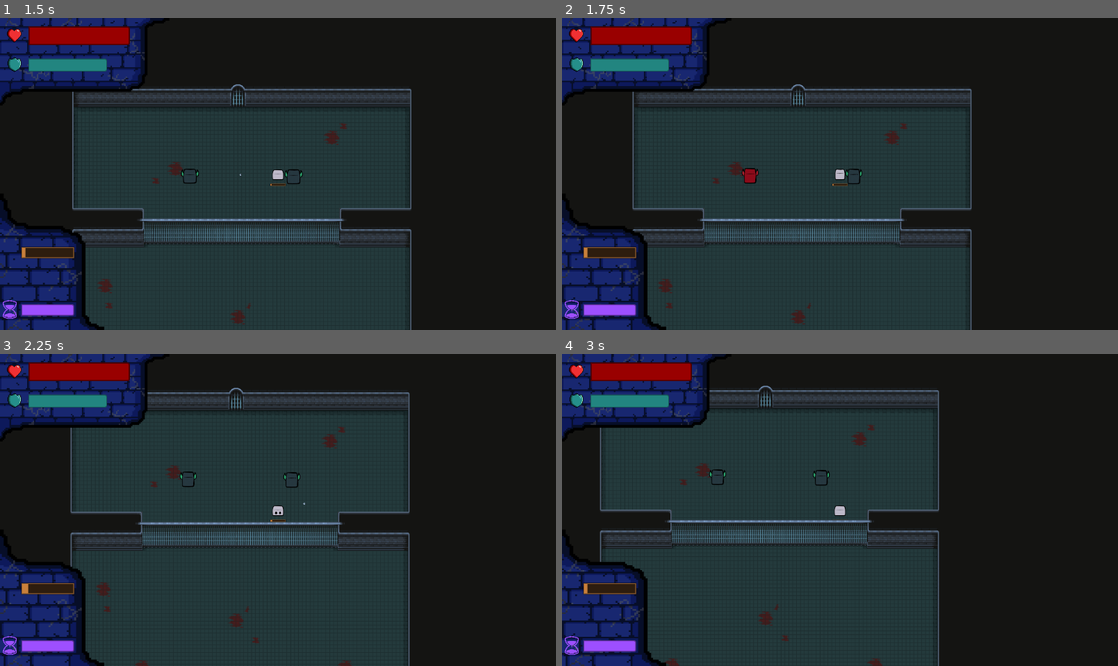
Above: before the commit, frames 1-4 (two rows, left to right).
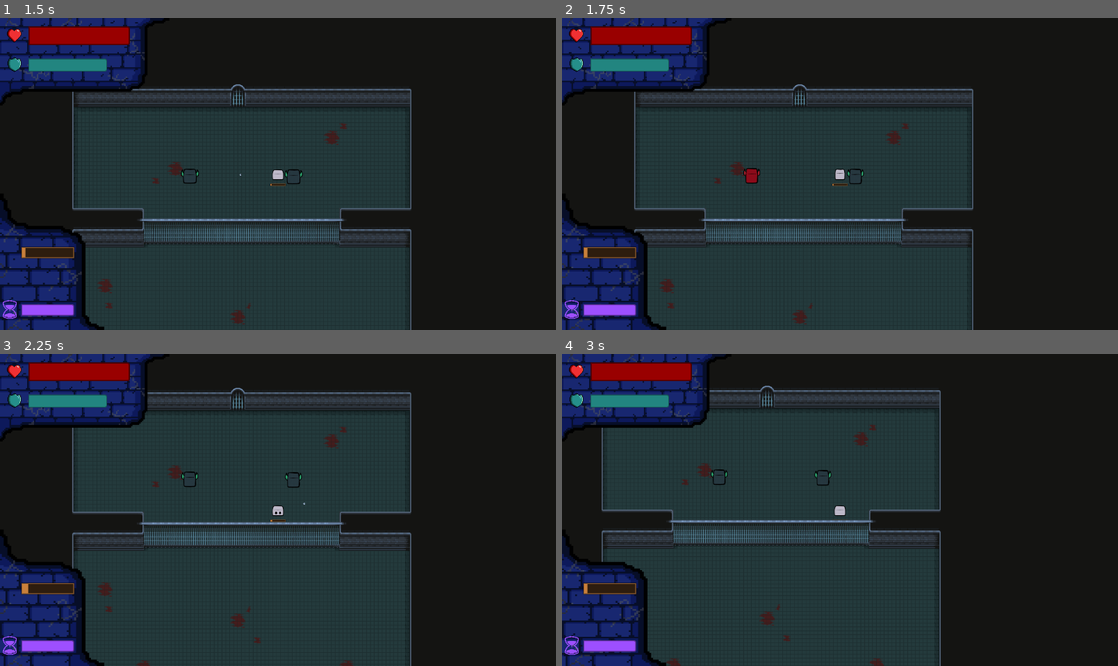
Above: after the commit, the same moments.

Repository: TheMilanMiracle/pyramid-scam-games-game
Game: Godot game, scene res://scenes/UI/main_menu.tscn
Same seed, same stepped clock (60 frames per second), same inputs: the game is played once before the commit and once after it.
Inputs (mouse positions are in pixels of both pictures, inside the frame that each line leads up to):
- Up to frame 1 (1.5 s): click "Start" at 0.5 s; tap Enter at 1.25 s; move the mouse to (222, 177) at 1.27 s; hold D (right) from 1.28 s (still down); hold F (force) from 1.28 s (still down); click (222, 177) at 1.42 s
- Up to frame 2 (1.75 s): keep holding D (right); keep holding F (force)
- Up to frame 3 (2.25 s): move the mouse to (289, 513) at 2.02 s; release D (right) at 2.03 s; release F (force) at 2.03 s; hold S (down) from 2.03 s (still down); tap Q (select) at 2.1 s; click (289, 513) at 2.17 s
- Up to frame 4 (3 s): tap Space (space) at 2.75, 2.85 s; move the mouse to (895, 441) at 2.77 s; release S (down) at 2.78 s; hold D (right) from 2.78 s (still down)

Frame 1 is identical in both runs. In frame 2, 1.7% of the frame differs, in the area x 12-74%, y 21-100%; in frame 3, 1.7%; in frame 4, 1.8%, in the area x 6-69%, y 10-100%.
Error in both runs: Invalid access to property or key 'global_position' on a base object of type 'Nil'. (res://scripts/entities/enemies/state_machine/enemy_idle_state.gd:18)

Commit message:
FEAT: bullet collision animation

Diff:
--- a/juego-single/scenes/entities/bullet.tscn
+++ b/juego-single/scenes/entities/bullet.tscn
@@ -1,10 +1,49 @@
-[gd_scene load_steps=4 format=3 uid="uid://clb2wghr4h2ye"]
+[gd_scene load_steps=8 format=3 uid="uid://clb2wghr4h2ye"]
 
 [ext_resource type="Script" path="res://scripts/entities/bullet.gd" id="1_063qn"]
 [ext_resource type="Texture2D" uid="uid://bqqnlamsq74sk" path="res://assets/tmm/orb-32x32.png" id="2_dcpt2"]
+[ext_resource type="Texture2D" uid="uid://bba0nudf4vdqs" path="res://assets/skins/deathFX.png" id="3_t7rka"]
 
 [sub_resource type="CircleShape2D" id="CircleShape2D_03ydt"]
 radius = 7.0
+
+[sub_resource type="Animation" id="Animation_pwdpm"]
+resource_name = "death"
+length = 0.25
+step = 0.05
+tracks/0/type = "value"
+tracks/0/imported = false
+tracks/0/enabled = true
+tracks/0/path = NodePath("DeathSprite:frame")
+tracks/0/interp = 1
+tracks/0/loop_wrap = true
+tracks/0/keys = {
+"times": PackedFloat32Array(0, 0.05, 0.1, 0.15, 0.2, 0.25),
+"transitions": PackedFloat32Array(1, 1, 1, 1, 1, 1),
+"update": 1,
+"values": [0, 1, 2, 3, 4, 5]
+}
+
+[sub_resource type="Animation" id="Animation_c6hlg"]
+length = 0.001
+tracks/0/type = "value"
+tracks/0/imported = false
+tracks/0/enabled = true
+tracks/0/path = NodePath("DeathSprite:frame")
+tracks/0/interp = 1
+tracks/0/loop_wrap = true
+tracks/0/keys = {
+"times": PackedFloat32Array(0),
+"transitions": PackedFloat32Array(1),
+"update": 1,
+"values": [0]
+}
+
+[sub_resource type="AnimationLibrary" id="AnimationLibrary_6qq4q"]
+_data = {
+"RESET": SubResource("Animation_c6hlg"),
+"death": SubResource("Animation_pwdpm")
+}
 
 [node name="bullet" type="Area2D"]
 collision_layer = 16
@@ -14,5 +53,17 @@
 [node name="CollisionShape2D" type="CollisionShape2D" parent="."]
 shape = SubResource("CircleShape2D_03ydt")
 
-[node name="Sprite2D" type="Sprite2D" parent="."]
+[node name="MainSprite" type="Sprite2D" parent="."]
 texture = ExtResource("2_dcpt2")
+
+[node name="DeathSprite" type="Sprite2D" parent="."]
+visible = false
+scale = Vector2(0.5, 0.5)
+texture = ExtResource("3_t7rka")
+hframes = 3
+vframes = 2
+
+[node name="AnimationPlayer" type="AnimationPlayer" parent="."]
+libraries = {
+"": SubResource("AnimationLibrary_6qq4q")
+}
--- a/juego-single/scenes/entities/enemies/shooting_enemy.tscn
+++ b/juego-single/scenes/entities/enemies/shooting_enemy.tscn
@@ -1,12 +1,15 @@
 [gd_scene load_steps=27 format=3 uid="uid://8bkc5iqcovta"]
 
 [ext_resource type="Script" path="res://scripts/entities/enemies/shooting_enemy.gd" id="1_xnjjm"]
-[ext_resource type="Script" path="res://components/hurtbox.gd" id="3_no45g"]
+[ext_resource type="Script" path="res://components/hitbox.gd" id="2_8nm0e"]
 [ext_resource type="Texture2D" uid="uid://bfr42cfonoyrg" path="res://assets/skins/monster.png" id="4_2ioho"]
 [ext_resource type="PackedScene" uid="uid://b77jacp8eoq75" path="res://scenes/entities/enemies/enemy_state_machine.tscn" id="5_du8px"]
 
 [sub_resource type="RectangleShape2D" id="RectangleShape2D_f3la2"]
-size = Vector2(84, 90)
+size = Vector2(102, 92)
+
+[sub_resource type="RectangleShape2D" id="RectangleShape2D_tu6u2"]
+size = Vector2(92.5, 83)
 
 [sub_resource type="Animation" id="Animation_354av"]
 length = 0.001
@@ -137,24 +140,6 @@
 "values": [16, 17, 18, 19]
 }
 
-[sub_resource type="Animation" id="Animation_dnssy"]
-resource_name = "idle up"
-length = 0.6
-loop_mode = 1
-step = 0.1
-tracks/0/type = "value"
-tracks/0/imported = false
-tracks/0/enabled = true
-tracks/0/path = NodePath("Sprite:frame")
-tracks/0/interp = 1
-tracks/0/loop_wrap = true
-tracks/0/keys = {
-"times": PackedFloat32Array(0, 0.15, 0.3, 0.45),
-"transitions": PackedFloat32Array(1, 1, 1, 1),
-"update": 1,
-"values": [12, 13, 14, 15]
-}
-
 [sub_resource type="Animation" id="Animation_fh3ki"]
 resource_name = "idle top right"
 length = 0.6
@@ -183,6 +168,24 @@
 "transitions": PackedFloat32Array(1, 1),
 "update": 1,
 "values": [true, false]
+}
+
+[sub_resource type="Animation" id="Animation_dnssy"]
+resource_name = "idle up"
+length = 0.6
+loop_mode = 1
+step = 0.1
+tracks/0/type = "value"
+tracks/0/imported = false
+tracks/0/enabled = true
+tracks/0/path = NodePath("Sprite:frame")
+tracks/0/interp = 1
+tracks/0/loop_wrap = true
+tracks/0/keys = {
+"times": PackedFloat32Array(0, 0.15, 0.3, 0.45),
+"transitions": PackedFloat32Array(1, 1, 1, 1),
+"update": 1,
+"values": [12, 13, 14, 15]
 }
 
 [sub_resource type="AnimationLibrary" id="AnimationLibrary_ivrml"]
@@ -249,9 +252,6 @@
 states/idle/position = Vector2(454, 100)
 transitions = ["Start", "idle", SubResource("AnimationNodeStateMachineTransition_k2l71")]
 
-[sub_resource type="RectangleShape2D" id="RectangleShape2D_i4wh3"]
-size = Vector2(125, 105)
-
 [node name="ShootingEnemy" type="RigidBody2D"]
 collision_layer = 4
 collision_mask = 15
@@ -259,8 +259,17 @@
 script = ExtResource("1_xnjjm")
 
 [node name="CollisionShape" type="CollisionShape2D" parent="."]
-position = Vector2(1, 4)
+position = Vector2(0, 3)
 shape = SubResource("RectangleShape2D_f3la2")
+
+[node name="Hitbox" type="Area2D" parent="."]
+collision_layer = 4
+collision_mask = 2
+script = ExtResource("2_8nm0e")
+
+[node name="HitboxShape" type="CollisionShape2D" parent="Hitbox"]
+position = Vector2(0, 3.5)
+shape = SubResource("RectangleShape2D_tu6u2")
 
 [node name="AnimationPlayer" type="AnimationPlayer" parent="."]
 libraries = {
@@ -293,15 +302,6 @@
 [node name="REnemyDirection" type="Marker2D" parent="PathPivot/RMarker"]
 position = Vector2(-0.00384521, 96)
 rotation = 4.00543e-05
-
-[node name="Hurtbox" type="Area2D" parent="."]
-collision_layer = 4
-collision_mask = 22
-script = ExtResource("3_no45g")
-
-[node name="HurtboxShape" type="CollisionShape2D" parent="Hurtbox"]
-position = Vector2(-1.5, 3.5)
-shape = SubResource("RectangleShape2D_i4wh3")
 
 [node name="OnDamageTimer" type="Timer" parent="."]
 wait_time = 0.2
@@ -315,5 +315,3 @@
 vframes = 7
 
 [node name="EnemyStateMachine" parent="." instance=ExtResource("5_du8px")]
-
-[connection signal="input_event" from="Hurtbox" to="." method="_on_hurtbox_input_event"]
--- a/juego-single/scripts/entities/bullet.gd
+++ b/juego-single/scripts/entities/bullet.gd
@@ -2,7 +2,10 @@
 class_name Bullet
 
 signal bullet_died()
-
+@onready var main_sprite: Sprite2D = $MainSprite
+@onready var death_sprite: Sprite2D = $DeathSprite
+@onready var animation_player: AnimationPlayer = $AnimationPlayer
+@onready var collision_shape_2d: CollisionShape2D = $CollisionShape2D
 
 const SPEED: int = 800
 var SPEED_MULTIPLIER: float = 1.
@@ -41,6 +44,12 @@
 
 	body = body as SlowArea
 	if not body:
+		SPEED_MULTIPLIER = 0
+		collision_shape_2d.queue_free()
+		main_sprite.hide()
+		death_sprite.show()
+		animation_player.play("death")
+		await get_tree().create_timer(0.25).timeout
 		queue_free()
 
 	bullet_died.emit()
